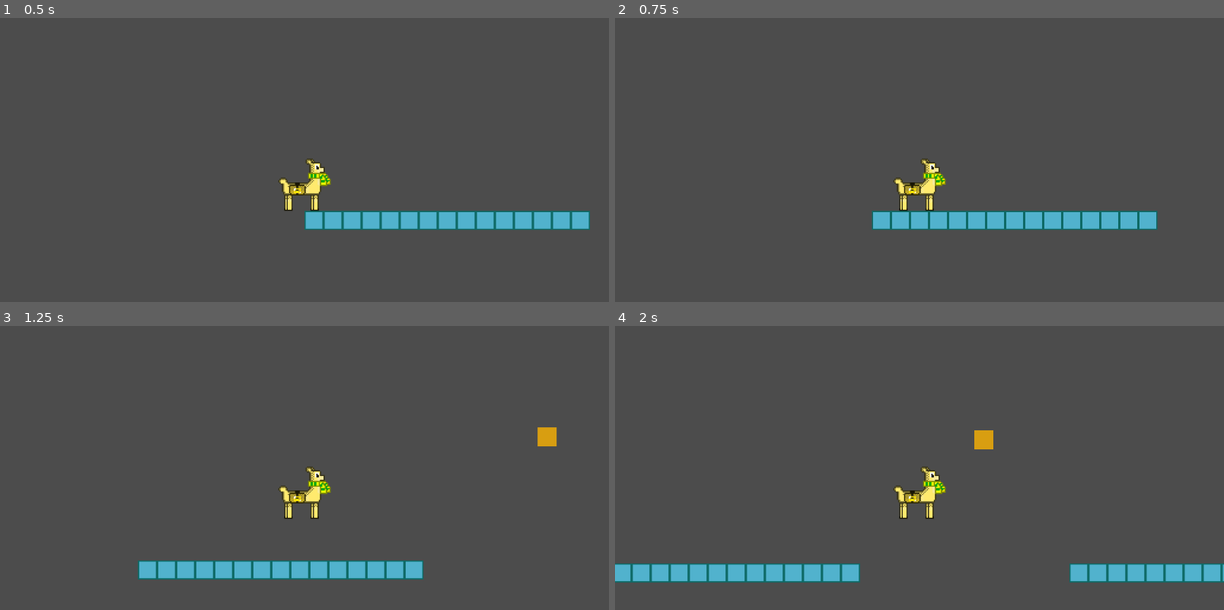
Above: before the commit, frames 1-4 (two rows, left to right).
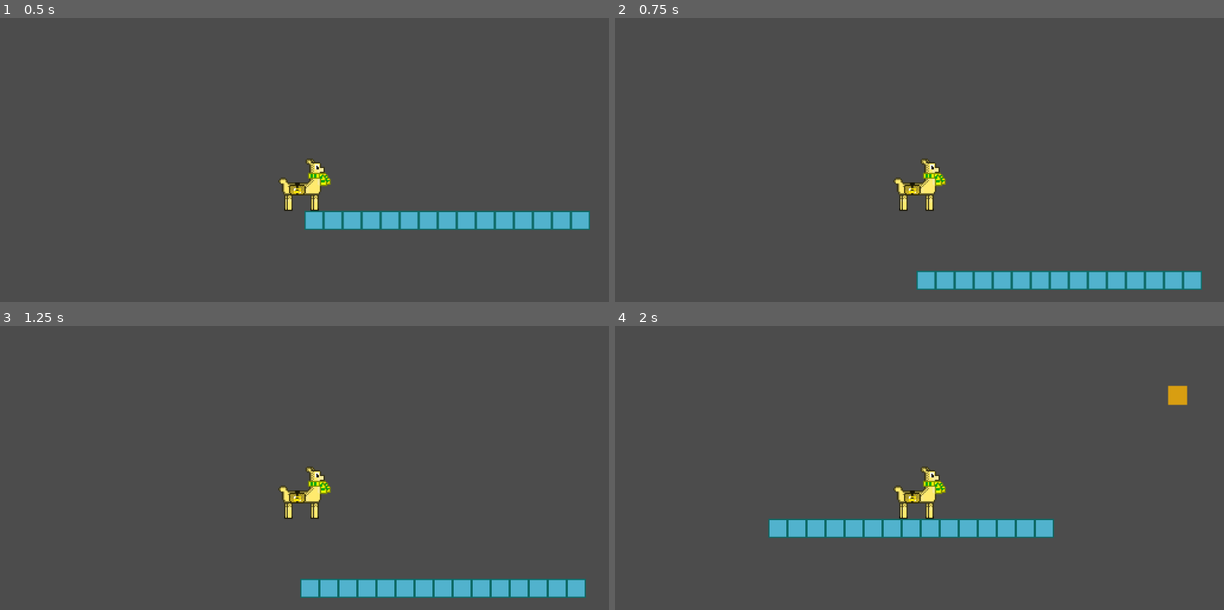
Above: after the commit, the same moments.

Repository: LeoDog896/Llama-Zips
Game: Godot game, scene res://Templates/LevelTemplate.tscn
Same seed, same stepped clock (60 frames per second), same inputs: the game is played once before the commit and once after it.
Inputs (mouse positions are in pixels of both pictures, inside the frame that each line leads up to):
- Up to frame 1 (0.5 s): no input
- Up to frame 2 (0.75 s): tap Enter at 0.5 s; move the mouse to (1053, 165) at 0.52 s; hold Right (ui_right) from 0.53 s (still down); click (1053, 165) at 0.6 s
- Up to frame 3 (1.25 s): keep holding Right (ui_right); tap Space (jump) at 0.77 s
- Up to frame 4 (2 s): keep holding Right (ui_right); move the mouse to (797, 510) at 1.27 s; click (797, 510) at 1.35 s; tap Space (jump) at 1.52 s

Frame 1 is identical in both runs. In frame 2, 6.3% of the frame differs, in the area x 42-97%, y 67-96%; in frame 3, 6.4%; in frame 4, 8.0%, in the area x 0-100%, y 20-91%.

Commit message:
quick changes

Diff:
--- a/Utils/Player.tscn
+++ b/Utils/Player.tscn
@@ -29,5 +29,4 @@
 [node name="AnimationPlayer" type="AnimationPlayer" parent="Sprite"]
 
 [node name="RayCast2D" type="RayCast2D" parent="."]
-rotation = -1.5708
 enabled = true
--- a/Utils/Scripts/Player.gd
+++ b/Utils/Scripts/Player.gd
@@ -20,14 +20,13 @@
 func _ready():
 	set_process_input(true)
 
-var thing = true
 var player_aim
 
 func _physics_process(delta):
 	print(isGrappling)
 	if isGrappling:
 		player_aim = Vector2(5,5).normalized() * 10
-		self.position = self.position.clamped(160)
+		self.position = self.position.clamped(16)
 		move_and_slide(player_aim)
 	else:
 		velocity.y += delta * gravity
@@ -43,7 +42,7 @@
 			velocity.y = 0
 		move_and_slide(velocity, Vector2(0, -1))
 	if Input.is_action_just_pressed("grapple"):
-		switchbody(thing, get_global_mouse_position())
+		switchbody()
 
 func _process(_delta):
 	if velocity.x < 0:
@@ -55,14 +54,13 @@
 
 var collision_point
 
-func switchbody(toWhom, pos):
-	if toWhom:
-		raycast.cast_to = pos
+func switchbody():
+	if !isGrappling:
+		raycast.cast_to = get_local_mouse_position()
 		raycast.enabled = true
 		if raycast.is_colliding():
 			collision_point = raycast.get_collision_point()
 			isGrappling = true
-			thing = !thing
 			grapplingVelocity = collision_point.normalized()
 	else:
 		isGrappling = false
